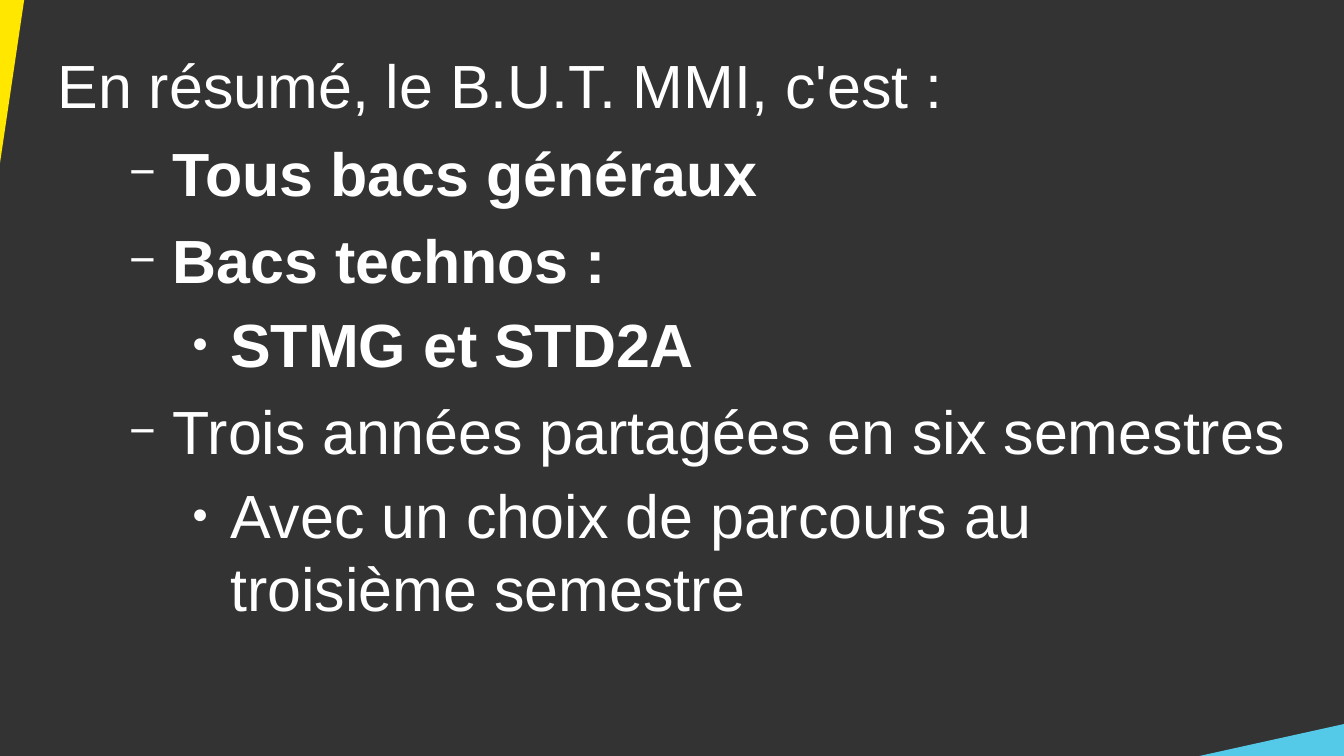
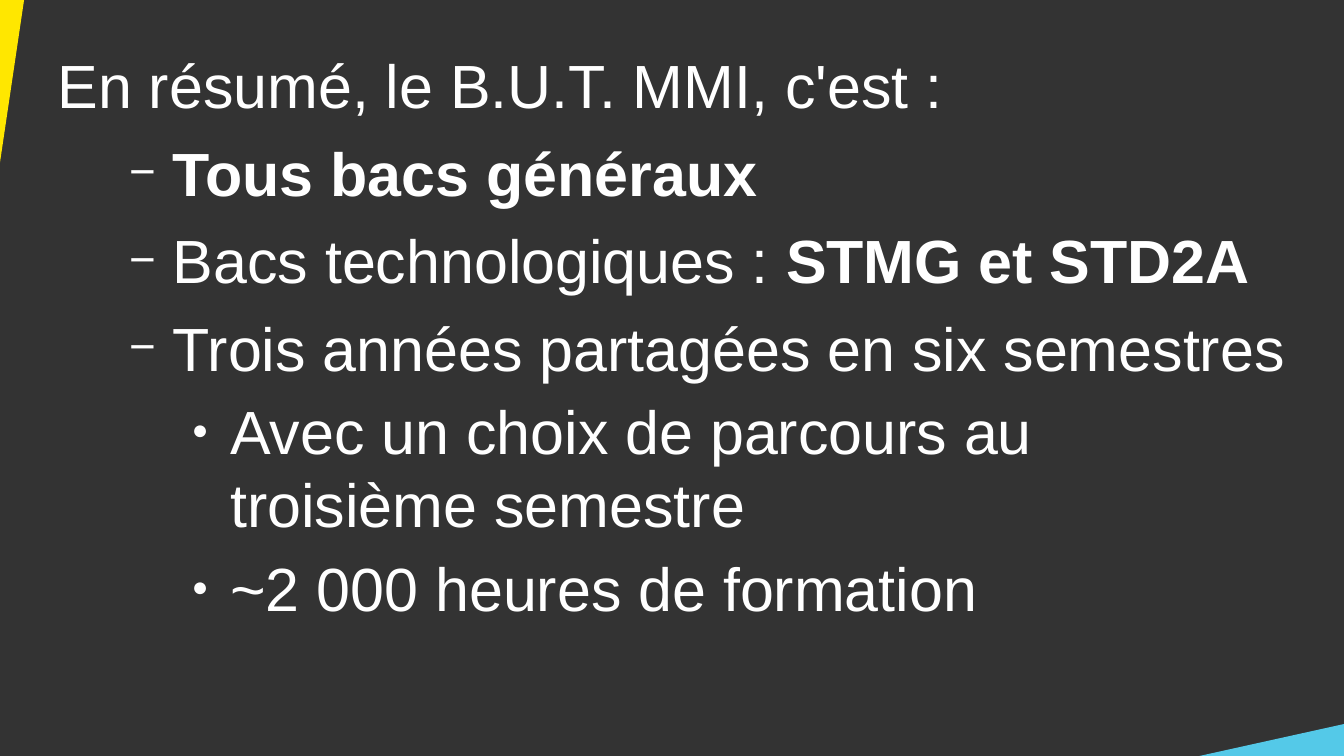
Before and after one commit to DanYellow/cours, a slide deck: slide 23 of presentation-formation-mmi/presentation.odp (slide 22 before the commit). Drawn at 1344x756 pixels with LibreOffice and Linux fonts; fonts in the diff are those of the drawing. Boxes give left, top, right and bottom in pixels: in the first picture for what was removed or moved away, otherwise in the second. Text is boxed around its words. In the diff, an @@ line names an element or a change of style, - is before the commit and + after.

```diff
--- a/presentation-formation-mmi/presentation.odp
+++ b/presentation-formation-mmi/presentation.odp
@@ text at [173, 239, 1250, 295]: text changed; bold off @@
-  − Bacs technos :
-    ● STMG et STD2A
+  − Bacs technologiques : STMG et STD2A
@@ text at [230, 567, 977, 612]: paragraph added @@
+    ● ~2 000 heures de formation
```
Also in this commit, not shown: 11 other slides changed, 1 slide added, 1 other file.
